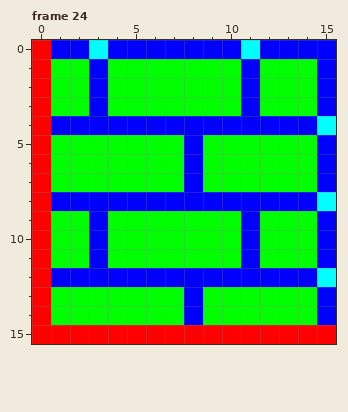
Edited in one commit: pixel-art file (public/assets/graphics/snek-tiles-16.ase). Above: the version before the commit.
16x16 pixels, 24 frames. Shown: frame 24. The commit also changed other frames, which this record leaves out.
After the commit:
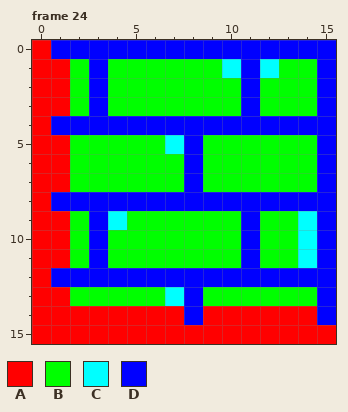
Palette (. is transparent): A #ff0000  B #00ff00  C #00ffff  D #0000ff
Edits made:
Changed rows in their new state; - is an unchanged pixel.
Frame 24, layer "layer":
first column x 1:
 0 --D-------D----
 1 A--------C-C---
 2 A--------------
 3 A--------------
 4 --------------D
 5 A-----C--------
 6 A--------------
 7 A--------------
 8 --------------D
 9 A--C---------C-
10 A------------C-
11 A------------C-
12 --------------D
13 A-----C--------
14 AAAAAAA-AAAAAA-
Pixel boxes of the changes (left, top, right, bottom) in both pictures:
changed: (51, 40, 336, 325)
